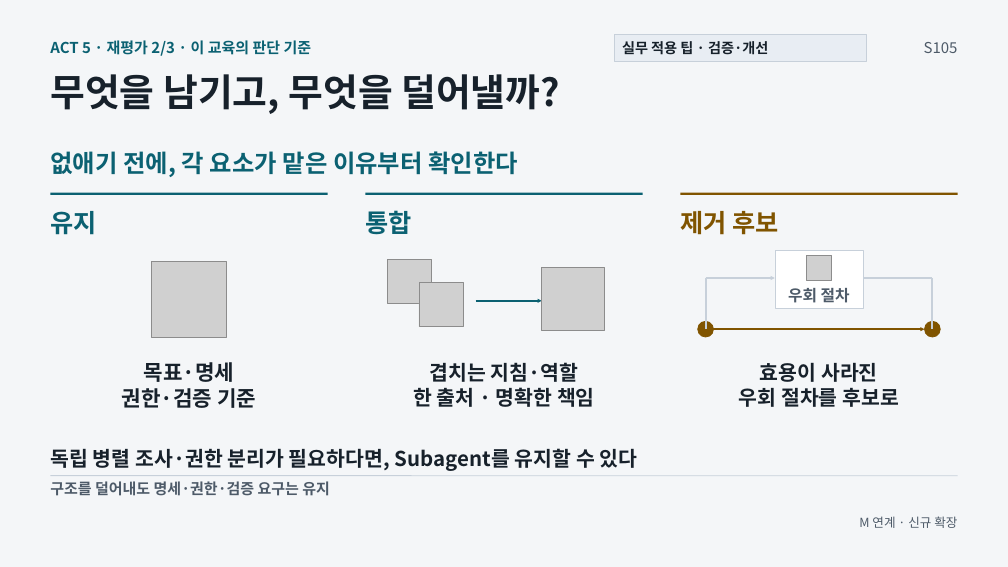
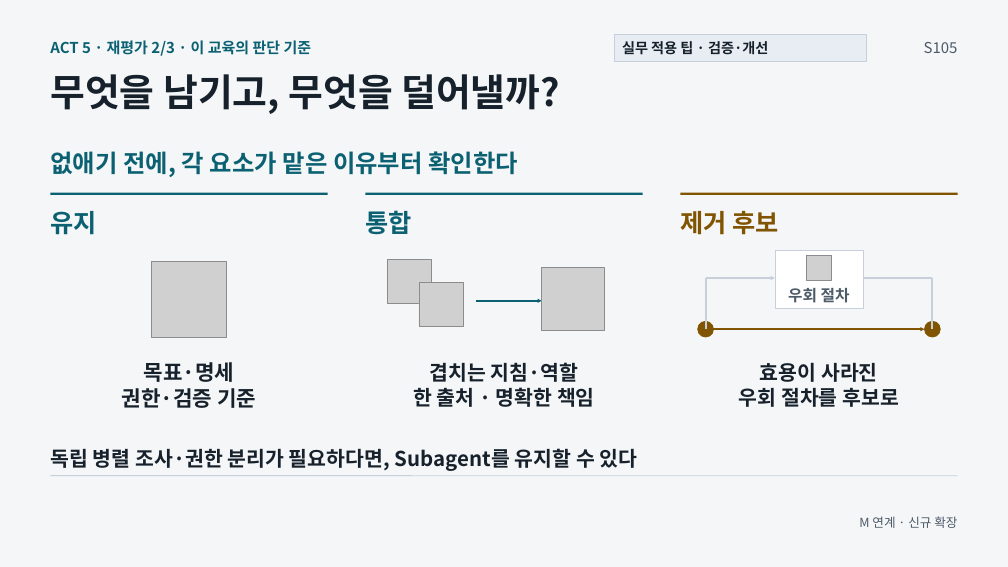
Before and after one commit to GideokKim/ai-dev-training, a slide deck: slide 8 of production/ACT_5.pptx. Drawn at 1008x567 pixels with LibreOffice and Linux fonts; fonts in the diff are those of the drawing; grey boxes stand for pictures. Boxes give left, top, right and bottom in pixels: in the first picture for what was removed or moved away, otherwise in the second. Text is boxed around its words. In the diff, an @@ line names an element or a change of style, - is before the commit and + after.

```diff
--- a/production/ACT_5.pptx
+++ b/production/ACT_5.pptx
@@ text removed at [50,481,330,496] @@
-구조를 덜어내도 명세·권한·검증 요구는 유지
```
Also in this commit, not shown: 2 other slides changed, 18 other files.
